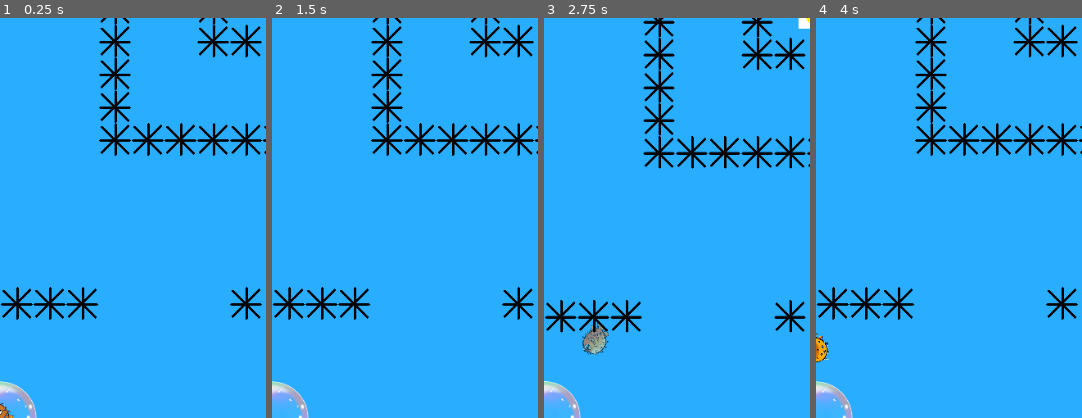
Above: before the commit, frames 1-4 (left to right).
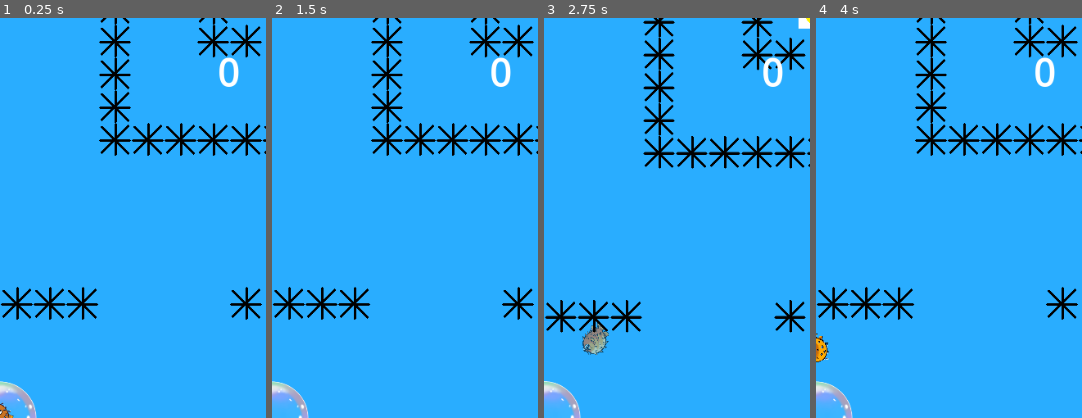
Above: after the commit, the same moments.

Repository: Birdboys/bubbleJam
Game: Godot game, scene res://scenes/section1.tscn
The game is run twice, just before and just after one commit, with the same random seed, the same clock (stepped at 60 frames per second) and the same inputs.
Inputs (mouse positions are % of the whole screen's width and height, from its top left):
- Up to frame 1 (0.25 s): no input
- Up to frame 2 (1.5 s): tap Enter at 0.5 s; move the mouse to (72, 45) at 0.52 s; hold E (start) 0.53-1.28 s; move the mouse to (30, 55) at 1.27 s; tap Space (puff) at 1.35 s
- Up to frame 3 (2.75 s): tap E (start) at 1.55, 2 s; move the mouse to (60, 28) at 2.02 s; hold E (start) from 2.03 s (still down)
- Up to frame 4 (4 s): move the mouse to (45, 70) at 2.77 s; release E (start) at 2.78 s; tap E (start) at 2.85 s; click "PLAY" at 3.5 s
The pictures show only the part of the screen within x 50-100%, y 0-50%; the shares and areas given below are measured in that part.

The runs differ from the first frame. In frame 1, 0.3% of the frame differs, in the area x 82-90%, y 9-18%; in frame 2, 0.3%; in frame 3, 0.3%; in frame 4, 0.3%.

Commit message:
timer added

Diff:
--- a/assets/bubbleJamTheme.tres
+++ b/assets/bubbleJamTheme.tres
@@ -23,6 +23,9 @@
 subLabel/base_type = &"Label"
 subLabel/colors/font_color = Color(0.411765, 0.941176, 0.780392, 1)
 subLabel/font_sizes/font_size = 32
+timerLabel/base_type = &"Label"
+timerLabel/colors/font_color = Color(1, 1, 1, 1)
+timerLabel/font_sizes/font_size = 48
 titleLabel/base_type = &"Label"
 titleLabel/colors/font_color = Color(0.411765, 0.941176, 0.780392, 1)
 titleLabel/font_sizes/font_size = 72
--- a/scenes/section1.tscn
+++ b/scenes/section1.tscn
@@ -6,6 +6,7 @@
 [ext_resource type="PackedScene" uid="uid://da1y6457akk57" path="res://scenes/bubble.tscn" id="4_b856s"]
 [ext_resource type="PackedScene" uid="uid://dxhjqvqq6yi0m" path="res://scenes/urchin.tscn" id="5_3qjoi"]
 [ext_resource type="PackedScene" uid="uid://68d53l1ufr01" path="res://scenes/coin.tscn" id="5_5wrda"]
+[ext_resource type="Theme" uid="uid://dqryax7e1nmkx" path="res://assets/bubbleJamTheme.tres" id="7_r3hvj"]
 
 [sub_resource type="TileSetScenesCollectionSource" id="TileSetScenesCollectionSource_cyq3t"]
 scenes/1/scene = ExtResource("5_3qjoi")
@@ -53,3 +54,27 @@
 tile_set = SubResource("TileSet_xukv3")
 
 [node name="Sprite2D" type="Sprite2D" parent="."]
+
+[node name="uiLayer" type="CanvasLayer" parent="."]
+
+[node name="uiMargin" type="MarginContainer" parent="uiLayer"]
+anchors_preset = 15
+anchor_right = 1.0
+anchor_bottom = 1.0
+grow_horizontal = 2
+grow_vertical = 2
+size_flags_horizontal = 3
+size_flags_vertical = 3
+theme = ExtResource("7_r3hvj")
+theme_override_constants/margin_left = 32
+theme_override_constants/margin_top = 32
+theme_override_constants/margin_right = 32
+theme_override_constants/margin_bottom = 32
+
+[node name="timerLabel" type="Label" parent="uiLayer/uiMargin"]
+layout_mode = 2
+size_flags_horizontal = 8
+size_flags_vertical = 0
+theme_type_variation = &"timerLabel"
+text = "0"
+horizontal_alignment = 2
--- a/scripts/bubble.gd
+++ b/scripts/bubble.gd
@@ -44,7 +44,7 @@
 	bubbleSprite.rotate(current_rotation)
 
 func updateOtter(delta):
-	otterSprite.rotate(current_rotation/5.0)
+	otterSprite.rotate(-current_rotation/5.0)
 	otterSprite.rotation = move_toward(otterSprite.rotation, 0.0, bubble_rot_friction*10.0*delta)
 	otterSprite.rotation = clampf(otterSprite.rotation, -PI/5, PI/5)
 	otterSprite.position = position
--- a/scripts/puffer_fish.gd
+++ b/scripts/puffer_fish.gd
@@ -63,7 +63,6 @@
 	current_state = puffer_states.EMPTY
 	pufferAnim.play("puff")
 
-
 func pufferFull():
 	current_state = puffer_states.PUFFED
 	pufferSprite.texture = puffed_sprite
--- a/scripts/section1.gd
+++ b/scripts/section1.gd
@@ -3,17 +3,24 @@
 @onready var puffer := $pufferFish
 @onready var bubble := $bubble
 @onready var cam := $playerCam
+@onready var timerLabel := $uiLayer/uiMargin/timerLabel
 
 var cam_move_speed := 150.0
+var game_time := 0.0
+var game_started := false
 
 func _ready() -> void:
 	Input.mouse_mode = Input.MOUSE_MODE_HIDDEN
 	puffer.do_puff.connect(handlePuff)
 	get_tree().create_timer(2.0).timeout.connect(startGame)
 
+
 func _process(delta: float) -> void:
 	cam.position = cam.position.move_toward(bubble.position, cam_move_speed)
 	puffer.handleRotation(bubble.position)
+	if game_started:
+		game_time += delta
+		timerLabel.text = str(int(game_time))
 
 func handlePuff():
 	var push_dir = -(bubble.position.direction_to(puffer.position).normalized())
@@ -23,3 +30,4 @@
 func startGame():
 	puffer.pufferEmpty()
 	bubble.is_playing = true
+	game_started = true
Not shown, added: assets/sounds/water_woosh.mp3.import
Not shown: 1 places in scenes/section1.tscn that only renumber resources
Not shown, added: assets/sounds/water_woosh.mp3
